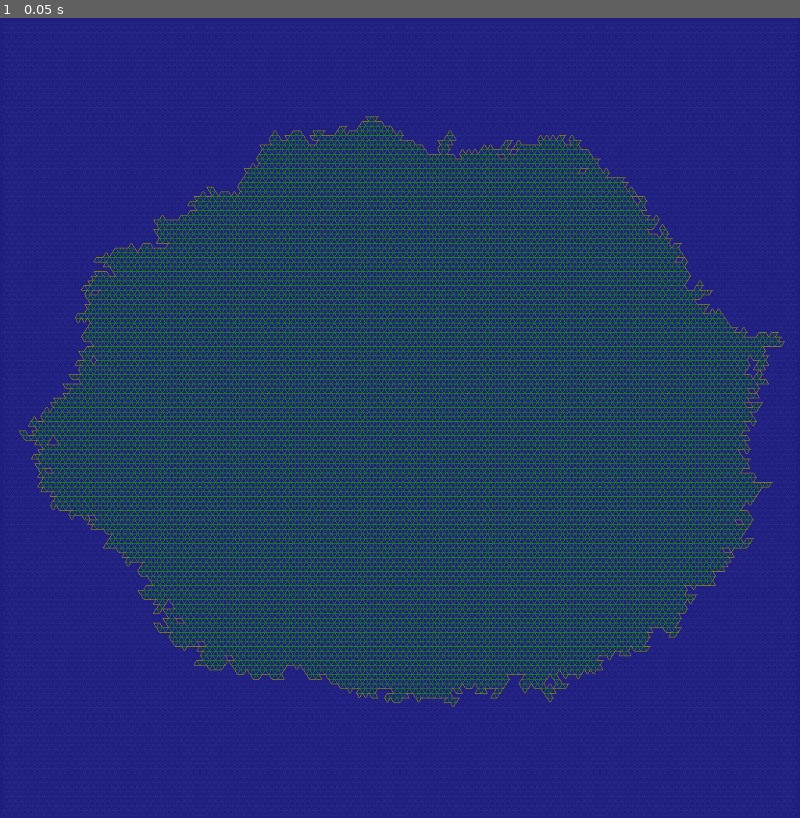
Above: before the commit, frame 1.
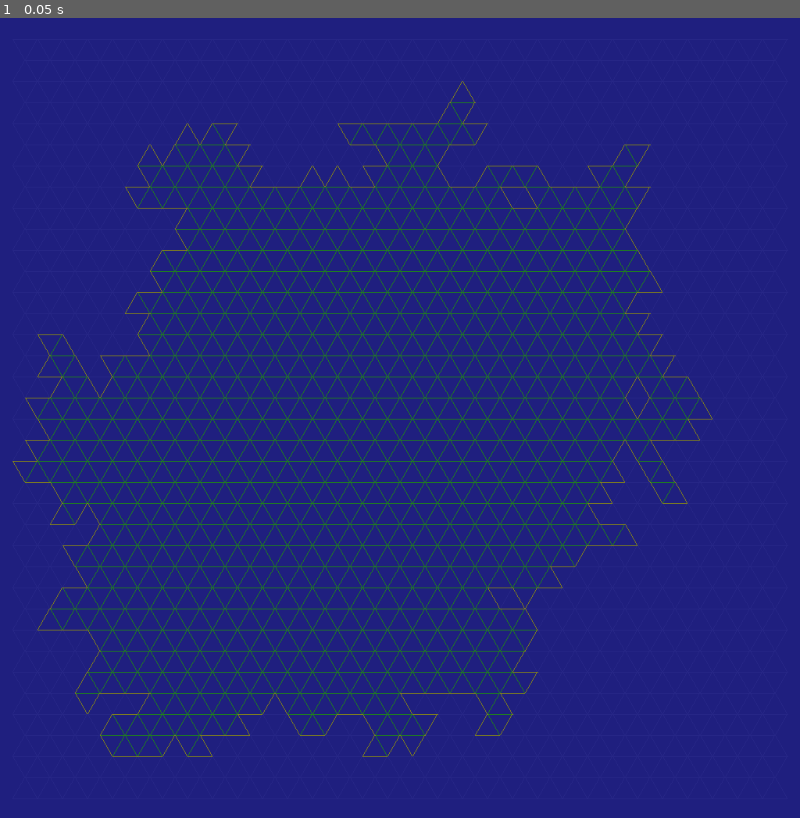
Above: after the commit, the same moment.

Repository: MichaelReel/2DMapGen_2022
Game: Godot game, scene res://PixelDrawn/TriBlobs.tscn
Same seed, same stepped clock (60 frames per second), same inputs: the game is played once before the commit and once after it. This scene is started directly instead of the project's main scene.
Inputs:
- Up to frame 1 (0.05 s): no input

The runs differ from the first frame. In frame 1, 28% of the frame differs, in the area x 1-99%, y 7-93%.

Commit message:
Addressed a couple of bugs

Diff:
--- a/PixelDrawn/TriBlobs.gd
+++ b/PixelDrawn/TriBlobs.gd
@@ -7,7 +7,7 @@
 onready var blob_done := false
 onready var edges_done := false
 
-const CELL_EDGE := 8.0
+const CELL_EDGE := 32.0
 const SEA_COLOR := Color8(32, 32, 128, 255)
 const GRID_COLOR := Color8(40, 40, 136, 255)
 const COAST_COLOR := Color8(128, 128, 32, 255)
@@ -176,6 +176,16 @@
 				if tri != self and tri.get_parent() == parent:
 					borders.append(edge)
 		return borders
+
+	func is_on_field_boundary() -> bool:
+		return len(_neighbours) < len(_edges)
+
+	func get_edges_on_field_boundary() -> Array:
+		var boundary_edges : Array = []
+		for edge in _edges:
+			if len(edge.get_bordering_triangles()) == 1:
+				boundary_edges.append(edge)
+		return boundary_edges
 
 	func count_neighbours_with_parent(parent: Object) -> int:
 		return get_neighbours_with_parent(parent).size()
@@ -243,7 +253,8 @@
 						var third_line: BaseLine = third_point.connection_to_point(point)
 						tri_row.append(BaseTriangle.new(first_line, second_line, third_line))
 						_cell_count += 1
-			_grid_tris.append(tri_row)
+			if not tri_row.empty():
+				_grid_tris.append(tri_row)
 
 		for tri_row in _grid_tris:
 			for tri in tri_row:
@@ -300,6 +311,9 @@
 			if not neighbour in _blob_front:
 				_blob_front.append(neighbour)
 
+		if triangle.is_on_field_boundary():
+			_perimeter.append_array(triangle.get_edges_on_field_boundary())
+
 	func draw_triangles(image: Image, color: Color) -> void:
 		image.lock()
 		for cell in _cells:
@@ -307,16 +321,15 @@
 		image.unlock()
 
 	func get_perimeter_lines() -> Array:
-		if _perimeter.empty():
-			# Using the _blob_front, get all the lines joining to parented cells
-			while not _blob_front.empty():
-				var outer_triangle = _blob_front.pop_back()
-				var borders : Array = outer_triangle.get_neighbour_borders_with_parent(self)
-				if borders.size() >= 3:
-					# Assimilate surrounded cells
-					_cells.append(outer_triangle)
-				else:
-					_perimeter.append_array(borders)
+		# using the _blob_front, get all the lines joining to parented cells
+		while not _blob_front.empty():
+			var outer_triangle = _blob_front.pop_back()
+			var borders : Array = outer_triangle.get_neighbour_borders_with_parent(self)
+			if borders.size() >= 3:
+				# Assimilate surrounded cells
+				_cells.append(outer_triangle)
+			else:
+				_perimeter.append_array(borders)
 
 		return _perimeter
 
@@ -349,9 +362,9 @@
 
 	base_grid = BaseGrid.new(CELL_EDGE, rect_size)
 
-	var island_cells_count : int = (base_grid.get_cell_count() / 2)
-
-	land_blob = TriBlob.new(base_grid, rng, island_cells_count)
+	var island_cells_target : int = (base_grid.get_cell_count() / 2)
+
+	land_blob = TriBlob.new(base_grid, rng, island_cells_target)
 
 	ready = true
 
